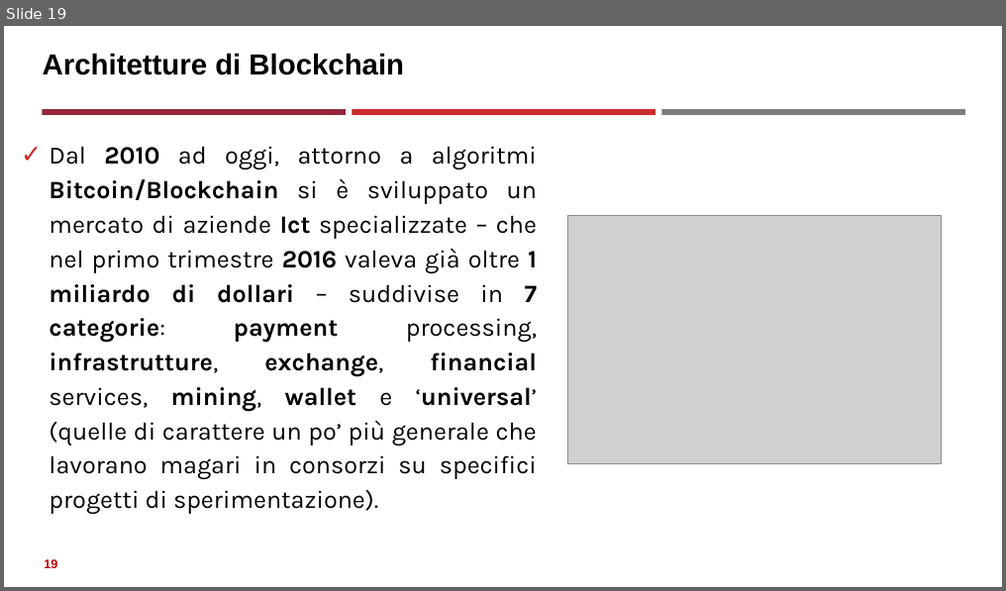
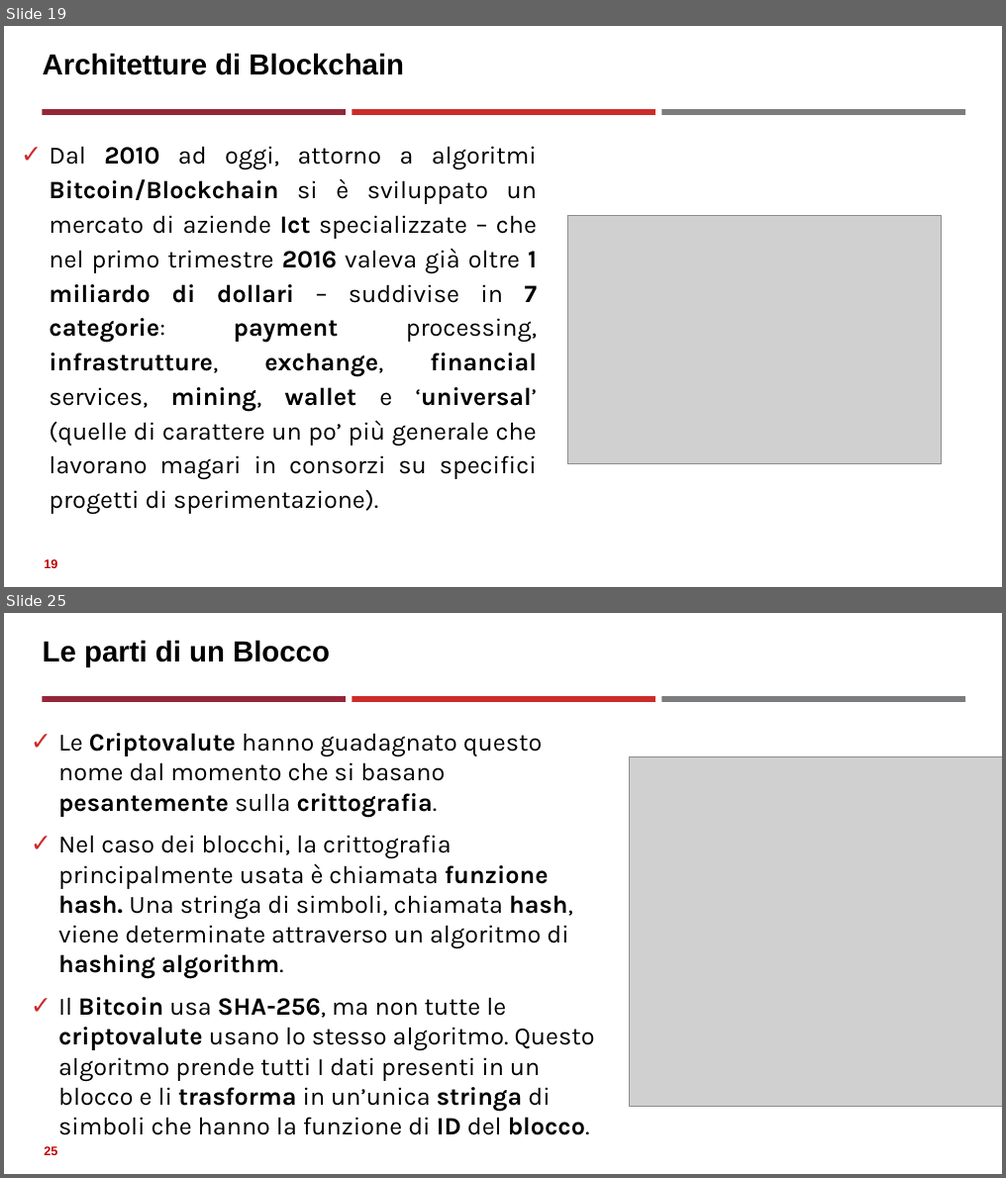
Before and after one commit to neural1977/data_science_interview_material, a slide deck: Assicurazioni/Distributed Ledger Technology_ita.pptx. Shown one above the other, each under a label of ours: slide 19 before the commit, slides 19 and 25 after it; the slides between them are not shown. The pictures are 1006x591 and 1006x1178 pixels, drawn with LibreOffice and Linux fonts; fonts in the diff are those of the drawing; grey boxes stand for pictures. Boxes give left, top, right and bottom in pixels: in the first picture for what was removed or moved away, otherwise in the second. Text is boxed around its words. In the diff, an @@ line names an element or a change of style, - is before the commit and + after.

```diff
--- a/Assicurazioni/Distributed Ledger Technology_ita.pptx
+++ b/Assicurazioni/Distributed Ledger Technology_ita.pptx
@@ slide 25 added at box(4, 613, 1002, 1174), background #FFFFFF; not listed: 3 template elements that a slide beside it also shows @@
@@ title added at box(43, 640, 330, 667), 28 pt, text #000000, bold @@
+Le parti di un Blocco
@@ text added at box(58, 733, 595, 1136), 24 pt, text #000000 @@
+✓ Le Criptovalute hanno guadagnato questo nome dal momento che si basano pesantemente sulla crittografia.
+✓ Nel caso dei blocchi, la crittografia principalmente usata è chiamata funzione hash. Una stringa di simboli, chiamata hash, viene determinate attraverso un algoritmo di hashing algorithm.
+✓ Il Bitcoin usa SHA-256, ma non tutte le criptovalute usano lo stesso algoritmo. Questo algoritmo prende tutti I dati presenti in un blocco e li trasforma in un’unica stringa di simboli che hanno la funzione di ID del blocco.
@@ picture added at box(629, 758, 1002, 1106) @@
@@ page number added at box(44, 1147, 57, 1156), 12 pt, text #C00000, bold @@
+25
```
Also in this commit, not shown: 2 slides changed, 6 other slides added, 1 other file.
